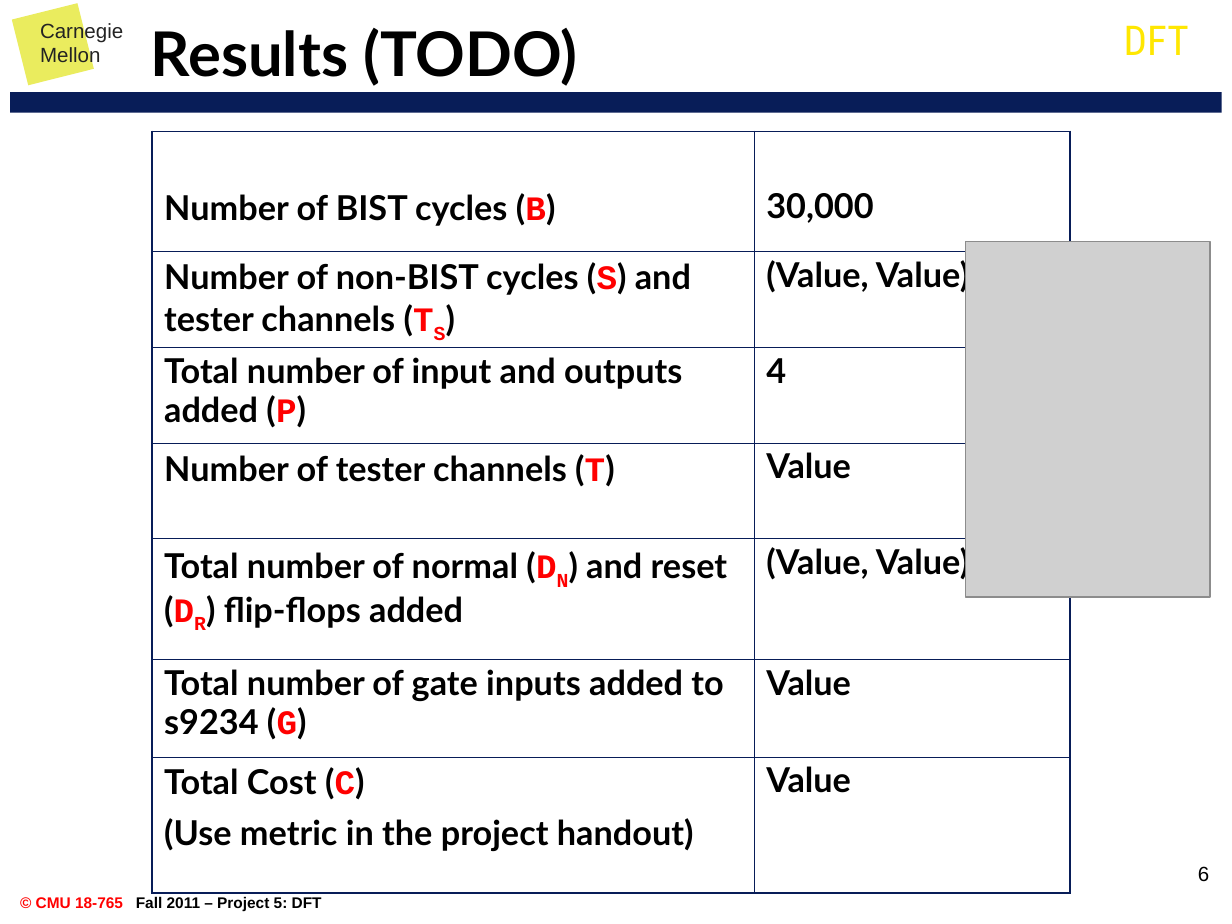
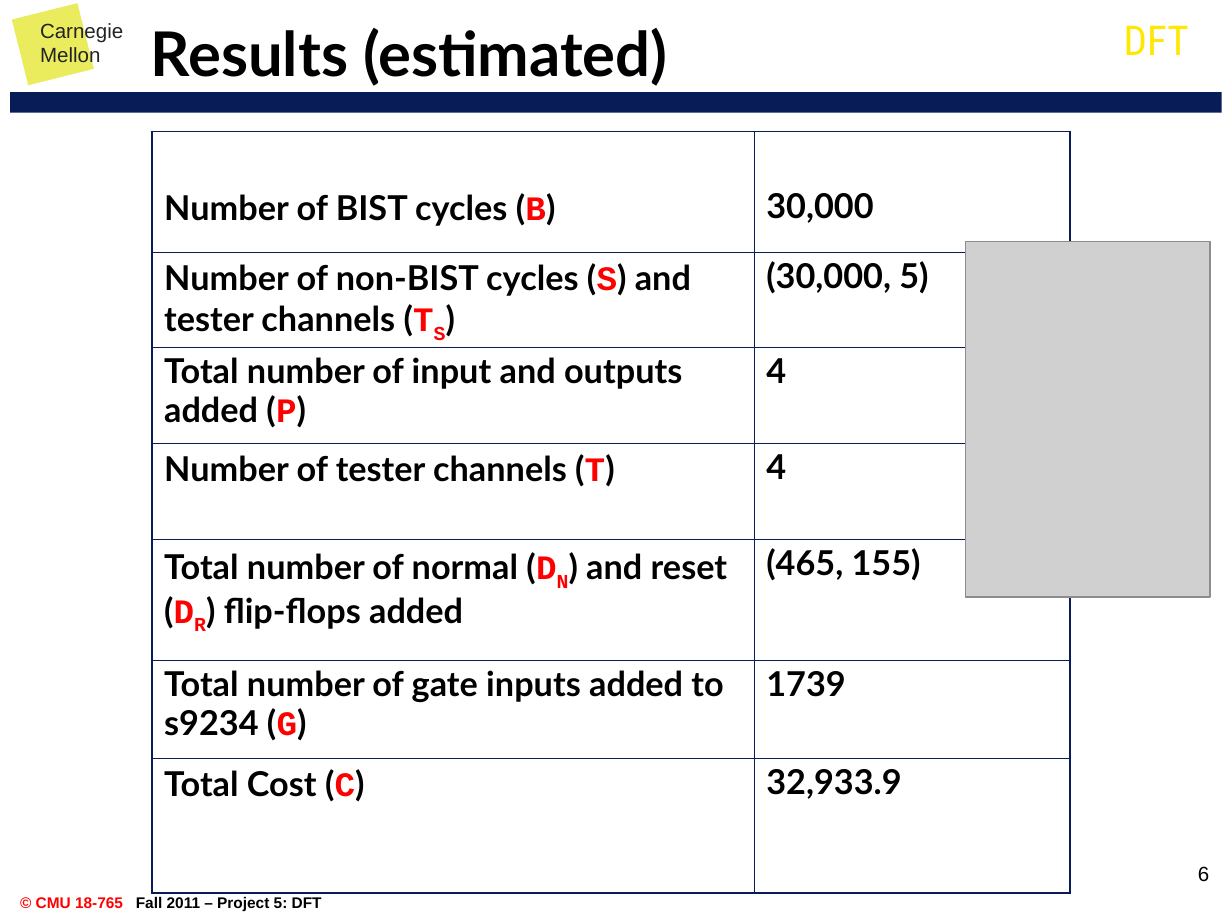
Before and after one commit to njansen28/765p5, a slide deck: slide 6 of 765_presentation_njansen_elliotr.ppt. Drawn at 1232x924 pixels with LibreOffice and Linux fonts; fonts in the diff are those of the drawing; grey boxes stand for pictures. Boxes give left, top, right and bottom in pixels: in the first picture for what was removed or moved away, otherwise in the second. Text is boxed around its words. In the diff, an @@ line names an element or a change of style, - is before the commit and + after.

Commit message:
added estimates for cost function

```diff
--- a/765_presentation_njansen_elliotr.ppt
+++ b/765_presentation_njansen_elliotr.ppt
@@ title at [151,28,667,86]: text changed @@
-Results (TODO)
+Results (estimated)
@@ table at [152,132,1071,890] @@
-row 2, column 2: (Value, Value)
+row 2, column 2: (30,000, 5)
-row 4, column 2: Value
+row 4, column 2: 4
-row 5, column 2: (Value, Value)
+row 5, column 2: (465, 155)
-row 6, column 2: Value
+row 6, column 2: 1739
-row 7, column 1: Total Cost (C) / (Use metric in the project handout)
+row 7, column 1: Total Cost (C)
-row 7, column 2: Value
+row 7, column 2: 32,933.9
```
Also in this commit, not shown: 2 other slides changed.
